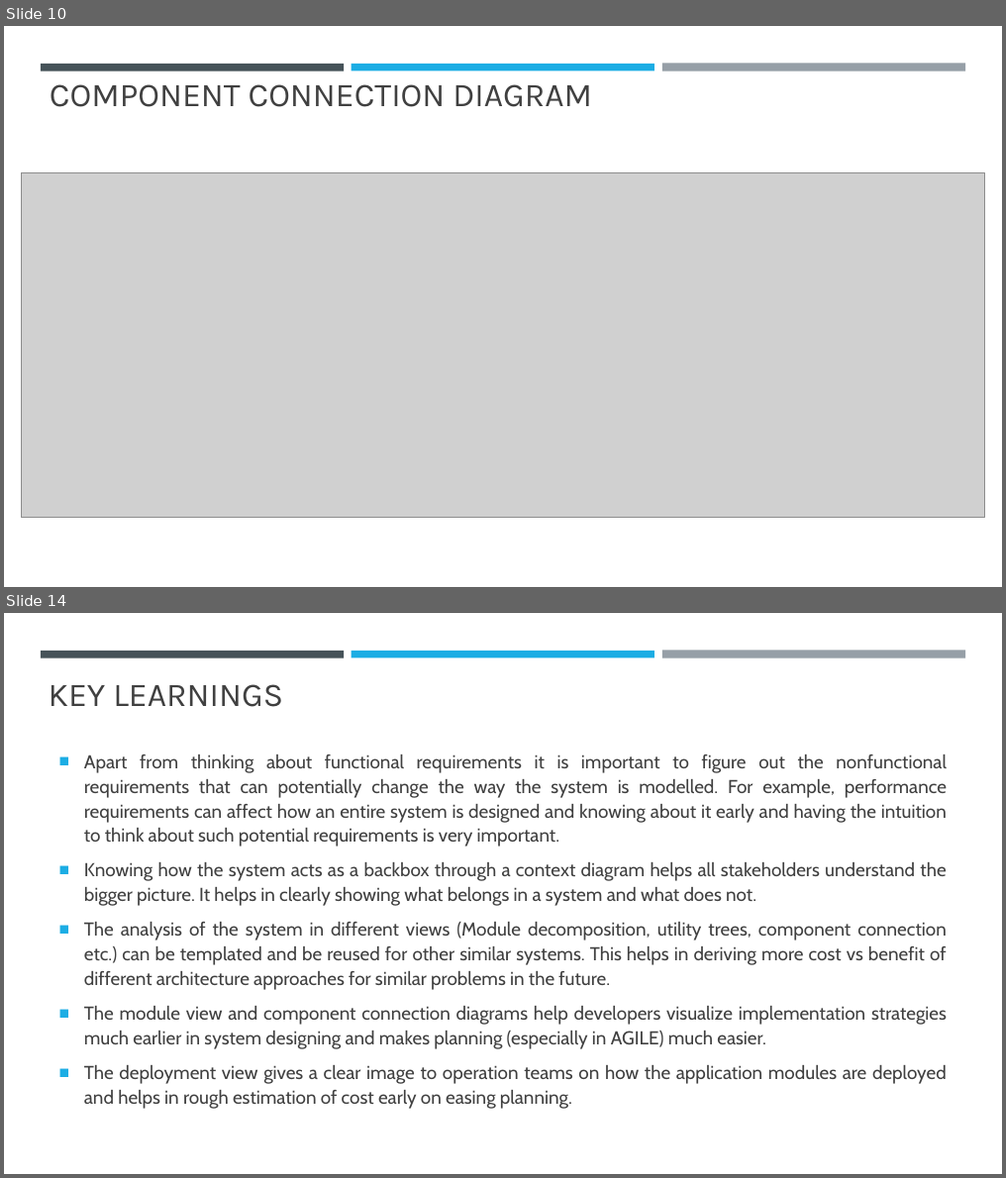
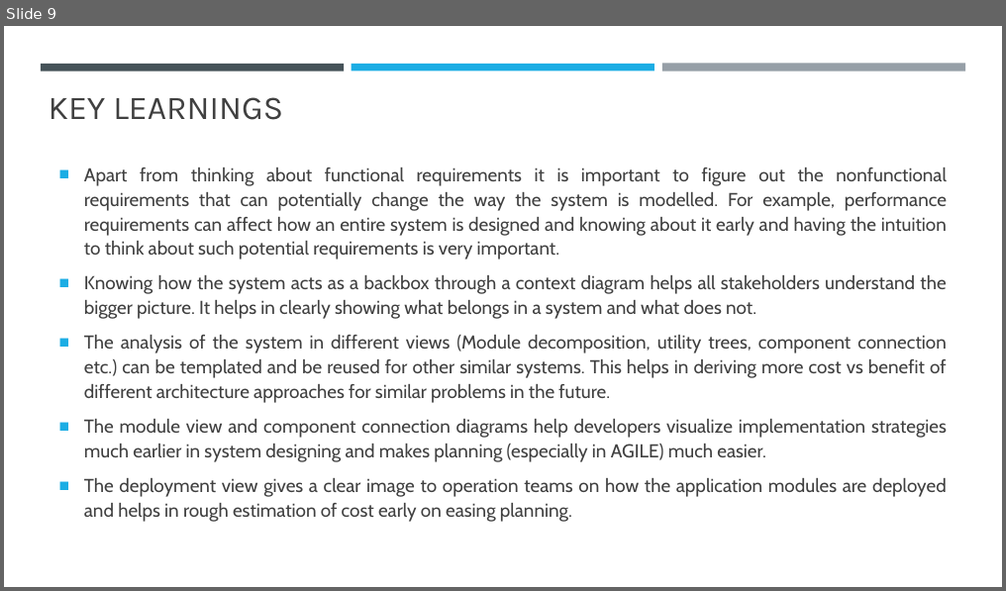
Before and after one commit to Akhilsudh/BITS-Assignment, a slide deck: Semester 2/Software Architecture/Assignment 2/SA-Assignment-2021MT12054.pptx. Shown one above the other, each under a label of ours: slides 10 and 14 before the commit, slide 9 after it; the slides between them are not shown. The pictures are 1006x1178 and 1006x591 pixels, drawn with LibreOffice and Linux fonts; fonts in the diff are those of the drawing; grey boxes stand for pictures. Boxes give left, top, right and bottom in pixels: in the first picture for what was removed or moved away, otherwise in the second. Text is boxed around its words. In the diff, an @@ line names an element or a change of style, - is before the commit and + after.

```diff
--- a/Semester 2/Software Architecture/Assignment 2/SA-Assignment-2021MT12054.pptx
+++ b/Semester 2/Software Architecture/Assignment 2/SA-Assignment-2021MT12054.pptx
@@ slide 10 removed at [4,26,1002,587], background #FFFFFF; not listed: 3 template elements that a slide beside it also shows @@
@@ title removed at [50,84,592,107] @@
-COMPONENT CONNECTION DIAGRAM
@@ picture removed at [21,173,985,518] @@
@@ what was slide 14 is now slide 9 @@
```
Also in this commit, not shown: 3 slides changed, 5 slides added, 9 other slides removed, 9 other files.
